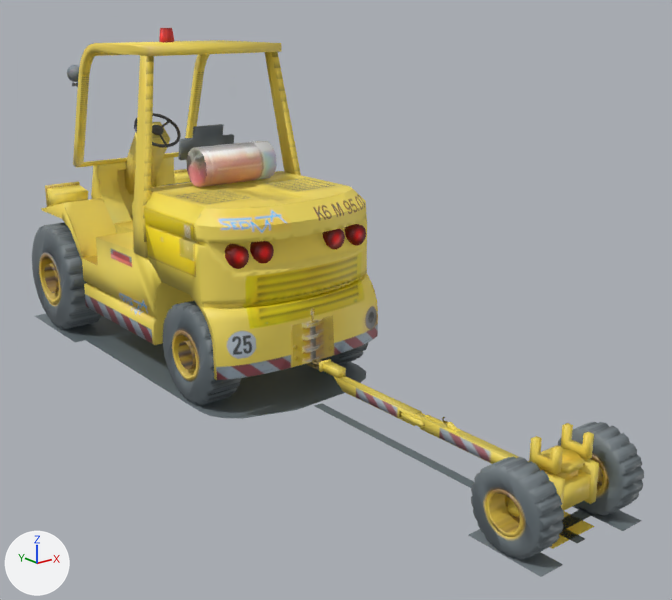
Two versions of the Blender file files/objects/airport/vehicles/tugs/small/2/object.blend, one commit apart.
One viewpoint serves both versions: a 50 mm lens placed at (-3.23, -6.82, 2.34), pointed at (0.18, -2.55, 0.63). Every picture has the same lights, and +X, +Y and +Z are marked at lower left.
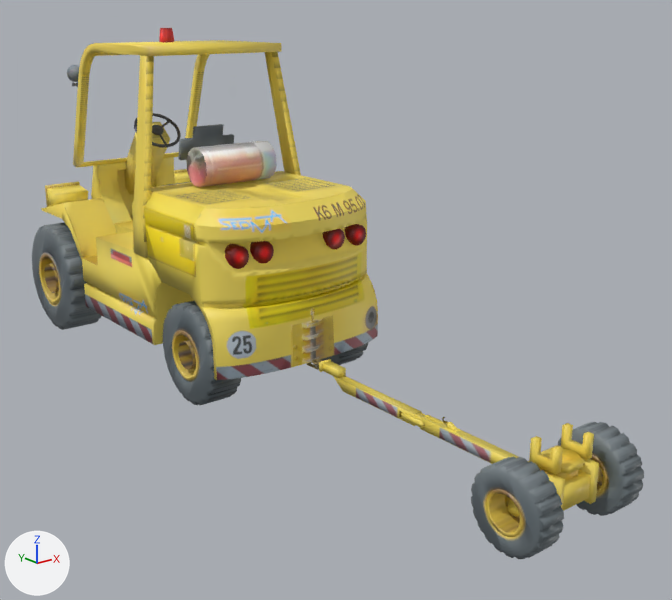
The edits, one by one:
me_mesh_002 has 1438 vertices, 2607 faces and spans x -0.62..0.62, y -4.64..-0.58, z 0.0..1.61.
me_mesh_002 is used by ob_mesh_002; location (0.0, 0.0, 0.0).
me_mesh_002 part 1: the loose piece of 4 vertices spanning x -0.15..0.16, y -4.54..-4.32, z 0.0 is deleted.
me_mesh has 4859 vertices, 8291 faces and spans x -0.7..0.7, y -4.65..0.2, z 0.0..2.21.
me_mesh is used by ob_mesh; location (0.0, 0.0, 0.0).
me_mesh part 2: the loose piece of 27 vertices spanning x -0.7..0.7, y -2.58..0.2, z 0.0 is deleted.
me_mesh part 3: the loose piece of 4 vertices spanning x -0.03..0.03, y -4.58..-2.59, z 0.0 is deleted.
me_mesh part 4: the loose piece of 4 vertices spanning x -0.25..0.25, y -4.47..-4.4, z 0.0 is deleted.
me_mesh part 5: the loose piece of 4 vertices spanning x 0.22..0.37, y -4.65..-4.22, z 0.0 is deleted.
me_mesh part 6: the loose piece of 4 vertices spanning x -0.37..-0.22, y -4.65..-4.22, z 0.0 is deleted.

What differs and where, as boxes [x1, y1, x2, y2] in the pictures (672 x 600 px):
'Mesh', reshaped (7% narrower, 11% shorter): before [32, 28, 641, 577]; after [32, 28, 599, 517]
part 1 of me_mesh_002, deleted: before [550, 511, 594, 549]
part 2 of me_mesh, deleted: before [35, 314, 366, 418]
part 3 of me_mesh, deleted: before [314, 403, 585, 543]
part 4 of me_mesh, deleted: before [562, 509, 593, 530]
part 5 of me_mesh, deleted: before [572, 505, 641, 531]
part 6 of me_mesh, deleted: before [469, 529, 563, 577]
